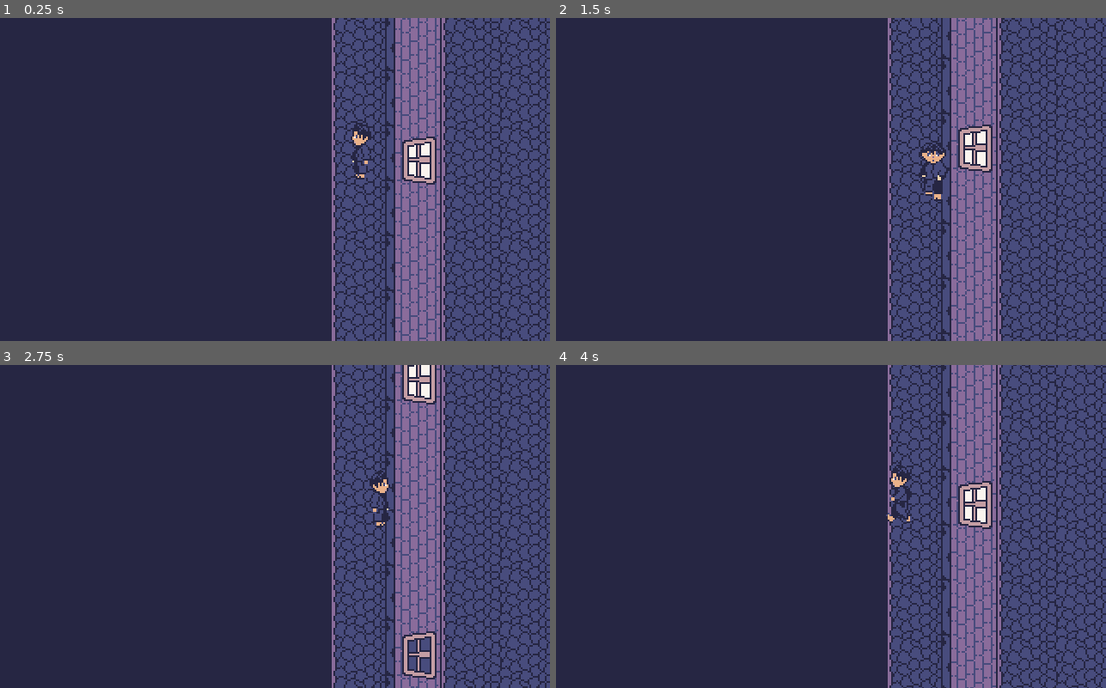
Above: before the commit, frames 1-4 (two rows, left to right).
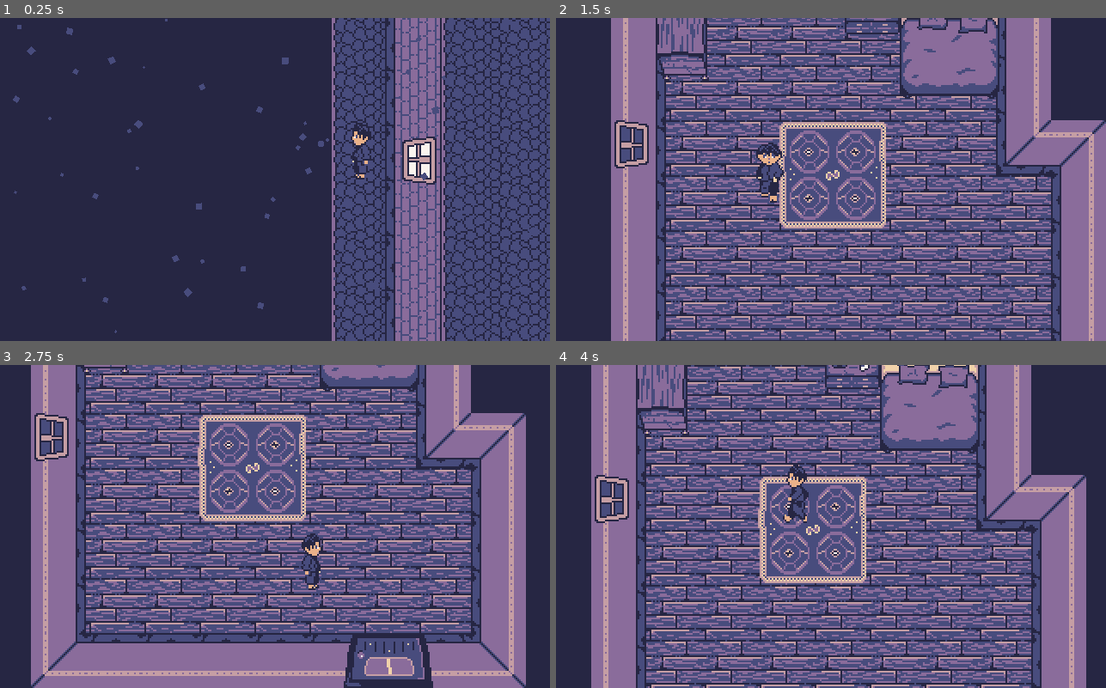
Above: after the commit, the same moments.

Repository: chickendude/dark-pages
Game: Godot game, scene res://Maps/Roof.tscn
The game is run twice, just before and just after one commit, with the same random seed, the same clock (stepped at 60 frames per second) and the same inputs. This scene is started directly instead of the project's main scene.
Inputs:
- Up to frame 1 (0.25 s): no input
- Up to frame 2 (1.5 s): tap Enter (ui_accept) at 0.5, 0.77 s; hold Right (ui_right) 0.53-1.28 s; hold Down (ui_down) from 1.28 s (still down)
- Up to frame 3 (2.75 s): tap Enter (ui_accept) at 1.52 s; release Down (ui_down) at 2.03 s; hold Right (ui_right) from 2.03 s (still down)
- Up to frame 4 (4 s): release Right (ui_right) at 2.78 s; hold Up (ui_up) 2.78-3.53 s; tap Enter (ui_accept) at 3.02, 3.77 s; hold Left (ui_left) from 3.53 s (still down)

The runs differ from the first frame. In frame 1, 0.6% of the frame differs, in the area x 2-100%, y 0-100%; in frame 2, 73%; in frame 3, 77%, in the area x 5-100%, y 0-100%; in frame 4, 75%.

Commit message:
Add rain effect in roof scene.

Diff:
--- a/Characters/Will.gd
+++ b/Characters/Will.gd
@@ -11,7 +11,7 @@
 	if Event.game_started:
 		position = Event.player_position
 		_set_animation_direction(Event.player_direction)
-	Event.connect("push_player_back", self, "_push_player_back")
+	var _e = Event.connect("push_player_back", self, "_push_player_back")
 
 func _process(_delta):
 	if direction:
@@ -31,8 +31,10 @@
 	animation_tree.set("parameters/Idle/blend_position", _direction)
 
 func _push_player_back(_position):
-	if _position.y:
-		position.y = _position.y
-	if _position.x:
-		position.x = _position.x
+	print('push back')
+	self.position -= _position
+#	if _position.y:
+#		position.y = _position.y
+#	if _position.x:
+#		position.x = _position.x
 	direction = Vector2.ZERO
--- a/Maps/Roof.tscn
+++ b/Maps/Roof.tscn
@@ -1,10 +1,38 @@
-[gd_scene load_steps=6 format=2]
+[gd_scene load_steps=9 format=2]
 
 [ext_resource path="res://Characters/Will.tscn" type="PackedScene" id=1]
 [ext_resource path="res://Objects/Window.tscn" type="PackedScene" id=2]
 [ext_resource path="res://Maps/Camera.tscn" type="PackedScene" id=3]
 [ext_resource path="res://TileSets/Walls.tres" type="TileSet" id=4]
 [ext_resource path="res://UI/TextBox.tscn" type="PackedScene" id=5]
+
+[sub_resource type="Curve" id=2]
+min_value = -360.0
+max_value = 360.0
+_data = [ Vector2( 0, 1 ), 0.0, 0.0, 0, 0, Vector2( 0.96337, 360 ), 0.0, 0.0, 0, 0 ]
+
+[sub_resource type="CurveTexture" id=3]
+curve = SubResource( 2 )
+
+[sub_resource type="ParticlesMaterial" id=1]
+lifetime_randomness = 1.0
+emission_shape = 2
+emission_box_extents = Vector3( 1, 160, 1 )
+flag_disable_z = true
+spread = 3.0
+gravity = Vector3( 0, 0, 0 )
+initial_velocity = 300.0
+angular_velocity = 309.87
+angular_velocity_random = 0.8
+orbit_velocity = 0.0
+orbit_velocity_random = 0.0
+tangential_accel = -40.0
+angle = -63.8
+angle_random = 0.3
+angle_curve = SubResource( 3 )
+scale = 4.0
+scale_random = 1.0
+color = Color( 0.286275, 0.301961, 0.494118, 1 )
 
 [node name="Roof" type="Node2D"]
 position = Vector2( 0, -1 )
@@ -38,6 +66,10 @@
 [node name="WindowLightWill" parent="YSort/Windows" instance=ExtResource( 2 )]
 position = Vector2( 224, 112 )
 rotation = 1.5708
+map_name = "WillsRoom"
+x = 1.0
+y = 3.0
+direction = Vector2( 1, 0 )
 lights_on = true
 
 [node name="WindowLightBathroom" parent="YSort/Windows" instance=ExtResource( 2 )]
@@ -57,3 +89,13 @@
 limit_bottom = 480
 
 [node name="TextBox" parent="." instance=ExtResource( 5 )]
+
+[node name="Particles2D" type="Particles2D" parent="TextBox"]
+position = Vector2( 160, -33 )
+rotation = 1.5708
+z_index = -1
+amount = 200
+lifetime = 1.5
+preprocess = 100.0
+visibility_rect = Rect2( 0, 0, 320, 188 )
+process_material = SubResource( 1 )
--- a/Objects/Door.gd
+++ b/Objects/Door.gd
@@ -9,5 +9,5 @@
 func _ready():
 	var _e = connect("body_entered", self, "_on_body_entered")
 
-func _on_body_entered(body):
+func _on_body_entered(_body):
 	Event.load_map(map_name, x, y, direction)
--- a/Objects/Window.gd
+++ b/Objects/Window.gd
@@ -10,8 +10,7 @@
 const PLAYER_HITBOX_HEIGHT = 12
 
 func _ready():
-	var _e = connect("body_entered", self, "_on_body_entered")
-	$Area2D.connect("body_entered", self, "_on_body_entered")
+	var _e = $Area2D.connect("body_entered", self, "_on_body_entered")
 	if lights_on:
 		$Sprite.texture = load("res://data/sprites/objects/window_light.png")
 
@@ -19,5 +18,6 @@
 	print(body.name)
 	if text:
 		Event.display_text(text)
+		Event.push_player_back(direction)
 	else:
 		Event.load_map(map_name, x, y, direction)
--- a/Singletons/Event.gd
+++ b/Singletons/Event.gd
@@ -16,7 +16,7 @@
 
 
 func _ready():
-	for i in range(5):
+	for _i in range(5):
 		events.append(false)
 
 
--- a/UI/TextBox.gd
+++ b/UI/TextBox.gd
@@ -8,7 +8,7 @@
 func _ready():
 	textbox.visible = false
 	label.text = ''
-	Event.connect("display_text", self, "_queue_text")
+	var _e = Event.connect("display_text", self, "_queue_text")
 
 
 func _unhandled_key_input(event):
Not shown, added: export_presets.cfg
